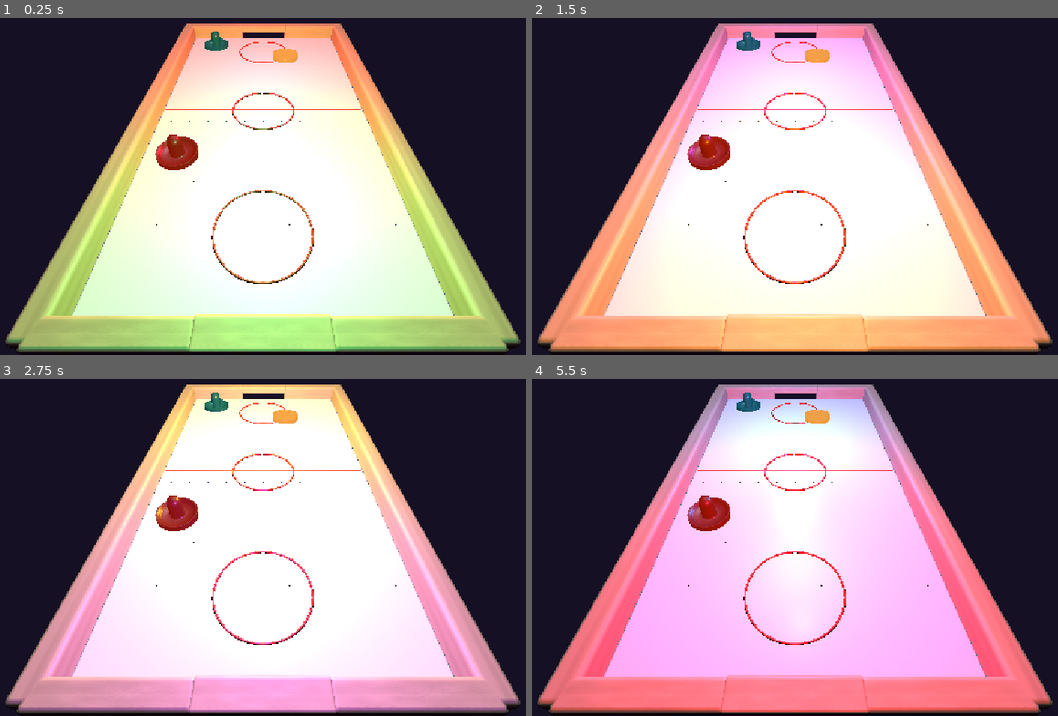
Above: before the commit, frames 1-4 (two rows, left to right).
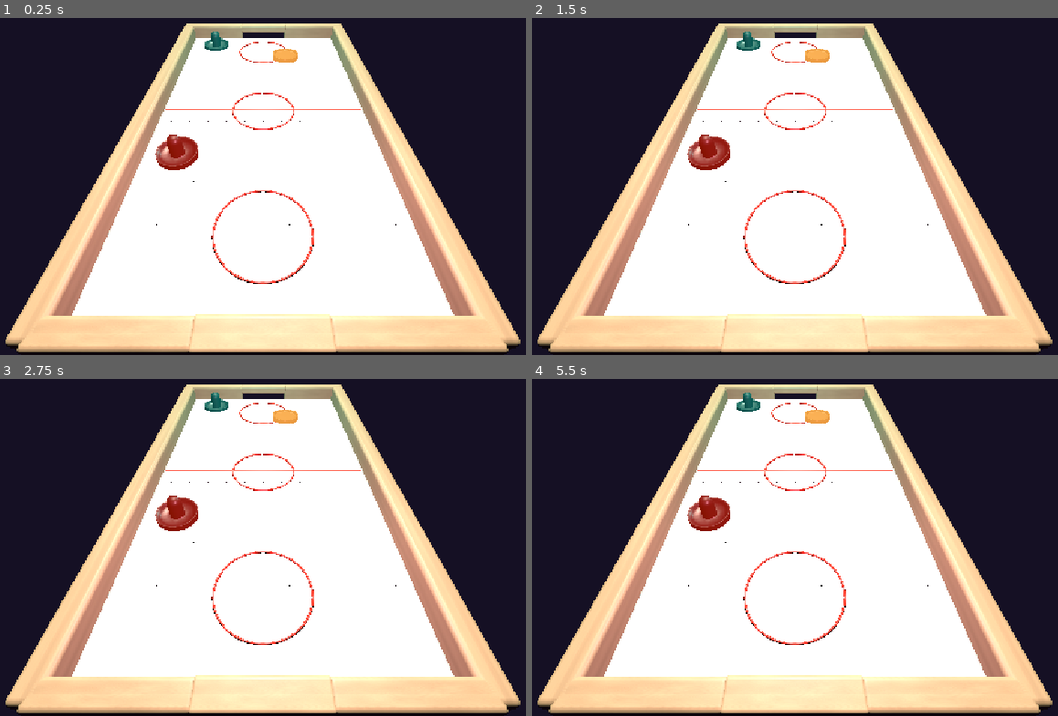
Above: after the commit, the same moments.

Repository: shumant3-ciallo/Project
Game: Godot game, scene res://node_3d.tscn
Two runs of this game, one before a commit and one after it. Both use one fixed random seed, a clock stepped at 60 frames per second and the inputs below.
Inputs:
- Up to frame 1 (0.25 s): no input
- Up to frame 2 (1.5 s): no input
- Up to frame 3 (2.75 s): no input
- Up to frame 4 (5.5 s): no input

The runs differ from the first frame. In frame 1, 37% of the frame differs, in the area x 1-99%, y 1-100%; in frame 2, 31%; in frame 3, 26%; in frame 4, 53%.

Commit message:
11

Diff:
--- a/hokey-project/新建游戏项目/blue_light.gd
+++ b/hokey-project/新建游戏项目/blue_light.gd
@@ -1,32 +1 @@
-
-extends OmniLight3D
-
-@export var color_offset: int = 0
-
-var timer: float = 0.0
-var color_index: int = 0
-
-var colors = [
-	Color("#FF365E"), # Red
-	Color("#FF9F1C"), # Orange
-	Color("#FFE14A"), # Yellow
-	Color("#37D67A"), # Green
-	Color("#328CFF"), # Blue
-	Color("#A855F7"), # Purple
-	Color("#FF55C8")  # Pink
-]
-
-func _ready() -> void:
-	update_color()
-
-func _process(delta: float) -> void:
-	timer += delta
-
-	if timer >= 0.3:
-		timer -= 0.3
-		color_index = (color_index + 1) % colors.size()
-		update_color()
-
-func update_color() -> void:
-	var index = (color_index + color_offset) % colors.size()
-	light_color = colors[index]
+@warning_ignore("empty_file")
--- a/hokey-project/新建游戏项目/node_3d.tscn
+++ b/hokey-project/新建游戏项目/node_3d.tscn
@@ -4,8 +4,9 @@
 [ext_resource type="PackedScene" uid="uid://dcirh6l6evp02" path="res://paddle_blue.tscn" id="2_r3fl7"]
 [ext_resource type="Texture2D" uid="uid://cab14jvdlyxky" path="res://model_puck/texture/OIP.webp" id="3_a0tk4"]
 [ext_resource type="PackedScene" uid="uid://bdx4qofxnbsar" path="res://model_puck/puck_striker2.glb" id="4_jka67"]
-[ext_resource type="Script" uid="uid://0tu486qn2klw" path="res://puck.gd" id="5_jka67"]
+[ext_resource type="Script" uid="uid://csxo81ygvmtdl" path="res://paddle.gd" id="4_wc5p8"]
 [ext_resource type="Script" uid="uid://dyufxofwmx4c8" path="res://blue_light.gd" id="6_i5arm"]
+[ext_resource type="Script" uid="uid://c34eyseh2o8nc" path="res://puckbody.gd" id="6_wc5p8"]
 
 [sub_resource type="StandardMaterial3D" id="StandardMaterial3D_i5arm"]
 albedo_color = Color(0.22352941, 0.77254903, 0.73333335, 1)
@@ -24,6 +25,9 @@
 roughness = 0.39
 emission_enabled = true
 emission = Color(0.5148712, 0.08195656, 9.62615e-08, 1)
+
+[sub_resource type="CylinderShape3D" id="CylinderShape3D_hnlms"]
+height = 0.2
 
 [sub_resource type="StandardMaterial3D" id="StandardMaterial3D_x7o7g"]
 albedo_color = Color(0.6707688, 0.4719062, 0.010000993, 1)
@@ -48,6 +52,7 @@
 
 [node name="Paddle" parent="PaddleBlue" index="0" unique_id=1836951715]
 material_override = SubResource("StandardMaterial3D_i5arm")
+script = ExtResource("4_wc5p8")
 
 [node name="PaddleRed" parent="." unique_id=581782901 instance=ExtResource("2_r3fl7")]
 transform = Transform3D(14.996353, 0.027699279, -0.32957137, -0.036129955, 14.995047, -0.3837264, 0.32875398, 0.38442695, 14.991467, -0.071317434, 0.8695477, 1.4565207)
@@ -58,10 +63,16 @@
 [node name="Puck2" parent="." unique_id=994401809 instance=ExtResource("4_jka67")]
 transform = Transform3D(0.02, 0, 0, 0, 0.04, 0, 0, 0, 0.02, 0.06424403, 1.1945821, -0.9880376)
 
-[node name="Puck" parent="Puck2" index="0" unique_id=822244714]
+[node name="puckbody" type="RigidBody3D" parent="Puck2" unique_id=1011193477]
+transform = Transform3D(1, 0, 0, 0, 1, 0, 0, 0, 1, -1.4305115e-06, 0, 0)
+script = ExtResource("6_wc5p8")
+
+[node name="CollisionShape3D" type="CollisionShape3D" parent="Puck2/puckbody" unique_id=1325618415]
+shape = SubResource("CylinderShape3D_hnlms")
+
+[node name="Puck" parent="Puck2" index="1" unique_id=822244714]
 transform = Transform3D(0.9999997, 0, 0, 0, 0.9999997, 0, 0, 0, 0.9999997, 13.076447, -9.221506, 84.12697)
 material_override = SubResource("StandardMaterial3D_x7o7g")
-script = ExtResource("5_jka67")
 
 [node name="Camera3D" type="Camera3D" parent="." unique_id=1262472059]
 transform = Transform3D(1, 0, 0, 0, 0.71325046, 0.70090926, 0, -0.70090926, 0.71325046, 0.22804642, 1.495193, 2.1123455)
@@ -74,21 +85,20 @@
 
 [node name="main light" type="DirectionalLight3D" parent="." unique_id=1106701554]
 transform = Transform3D(1, 0, 0, 0, -0.54756314, 0.83676445, 0, -0.83676445, -0.54756314, 0.25232542, 1.2608476, 1.404503)
-light_color = Color(0.8392157, 0.9137255, 1, 1)
-light_energy = 0.41
+light_color = Color(0.9009169, 0.8944152, 0.81694055, 1)
+light_energy = 2.1
 
 [node name="Blue Light" type="OmniLight3D" parent="." unique_id=1752234653]
-transform = Transform3D(1, 0, 0, 0, 1, 0, 0, 0, 1, 0.22345543, 1.2052267, 0.9799292)
-light_color = Color(0.17254902, 0.5137255, 1, 1)
-light_energy = 2.0
+transform = Transform3D(1, 0, 0, 0, 1, 0, 0, 0, 1, 0.22345543, 1.2052267, 0.76037526)
+light_color = Color(0.5007926, 0.9460673, 0.908381, 1)
+light_energy = 0.563
 script = ExtResource("6_i5arm")
 
 [node name="red light" type="OmniLight3D" parent="." unique_id=1999198257]
-transform = Transform3D(1, 0, 0, 0, 1, 0, 0, 0, 1, 0.25014842, 1.1588413, 1.6997616)
-light_color = Color(0.8117647, 0.18431373, 0.34901962, 1)
-light_energy = 2.0
+transform = Transform3D(1, 0, 0, 0, 1, 0, 0, 0, 1, 0.25014842, 1.2207623, 1.6718931)
+light_color = Color(0.93699366, 0.68328834, 0.7779595, 1)
+light_energy = 1.014
 script = ExtResource("6_i5arm")
-color_offset = 3
 
 [editable path="PaddleBlue"]
 [editable path="PaddleRed"]
--- /dev/null
+++ b/hokey-project/新建游戏项目/paddle.gd
@@ -0,0 +1,11 @@
+extends MeshInstance3D
+
+
+# Called when the node enters the scene tree for the first time.
+func _ready() -> void:
+	pass # Replace with function body.
+
+
+# Called every frame. 'delta' is the elapsed time since the previous frame.
+func _process(delta: float) -> void:
+	pass
--- a/hokey-project/新建游戏项目/puck.gd
+++ b/hokey-project/新建游戏项目/puck.gd
@@ -1,11 +1,77 @@
-extends MeshInstance3D
+extends RigidBody3D
+
+# Movement settings
+@export var start_speed: float = 5.0
+@export var speed_increase: float = 0.4
+@export var max_speed: float = 12.0
+
+# Puck starting position
+var spawn_position: Vector3
+var current_speed: float = 5.0
+
+func _ready() -> void:
+	spawn_position = global_position
+
+	gravity_scale = 0.0
+	lock_rotation = true
+	continuous_cd = true
+
+	linear_damp_mode = RigidBody3D.DAMP_MODE_REPLACE
+	linear_damp = 0.0
+
+	contact_monitor = true
+	max_contacts_reported = 8
+
+	current_speed = start_speed
+
+	body_entered.connect(_on_body_entered)
+
+	launch_puck()
 
 
-# Called when the node enters the scene tree for the first time.
-func _ready() -> void:
-	pass # Replace with function body.
+func launch_puck() -> void:
+	var direction = Vector3(
+		randf_range(-0.5, 0.5),
+		0.0,
+		[-1.0, 1.0].pick_random()
+	).normalized()
+
+	linear_velocity = direction * current_speed
 
 
-# Called every frame. 'delta' is the elapsed time since the previous frame.
-func _process(delta: float) -> void:
-	pass
+func _physics_process(_delta: float) -> void:
+	var flat_velocity = Vector3(
+		linear_velocity.x,
+		0.0,
+		linear_velocity.z
+	)
+
+	if flat_velocity.length() > 0.1:
+		linear_velocity = (
+			flat_velocity.normalized() * current_speed
+		)
+
+
+func _on_body_entered(_body: Node) -> void:
+	current_speed = min(
+		current_speed + speed_increase,
+		max_speed
+	)
+
+
+func reset_puck() -> void:
+	current_speed = start_speed
+
+	set_deferred("freeze", true)
+
+	await get_tree().physics_frame
+
+	global_position = spawn_position
+	linear_velocity = Vector3.ZERO
+	angular_velocity = Vector3.ZERO
+
+	set_deferred("freeze", false)
+
+	await get_tree().physics_frame
+
+	launch_puck()
--- /dev/null
+++ b/hokey-project/新建游戏项目/puckbody.gd
@@ -0,0 +1,17 @@
+extends RigidBody3D
+
+@export var puck_speed: float = 5.0
+
+func _ready() -> void:
+	gravity_scale = 0.0
+	lock_rotation = true
+	linear_damp = 0.0
+
+	var direction = Vector3(0.3, 0.0, 1.0).normalized()
+	linear_velocity = direction * puck_speed
+
+func _physics_process(_delta: float) -> void:
+	if linear_velocity.length() > 0.1:
+		var direction = linear_velocity.normalized()
+		direction.y = 0.0
+		linear_velocity = direction.normalized() * puck_speed
Not shown, added: hokey-project/新建游戏项目/paddle.gd.uid
Not shown, added: hokey-project/新建游戏项目/puckbody.gd.uid
